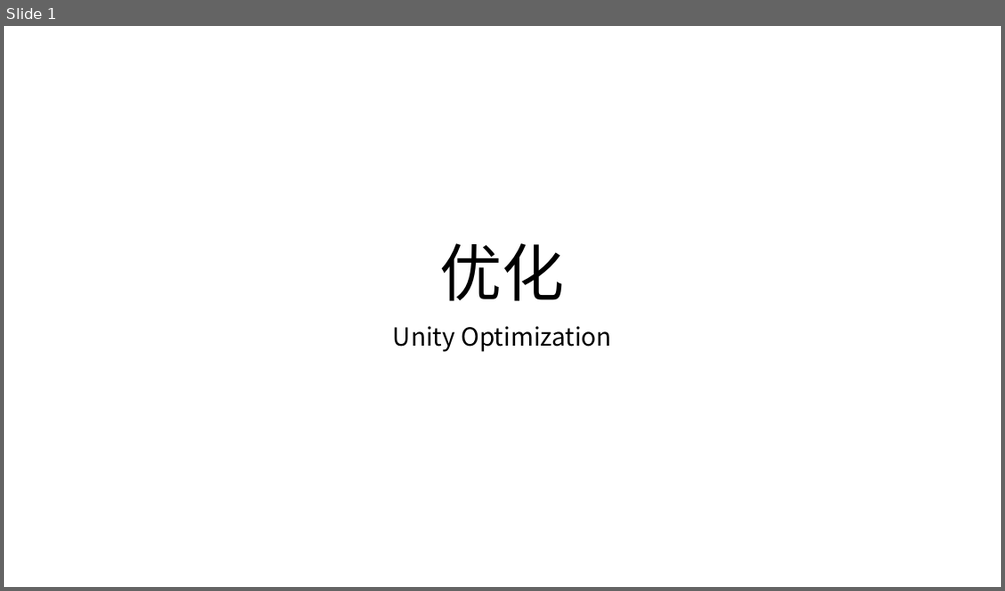
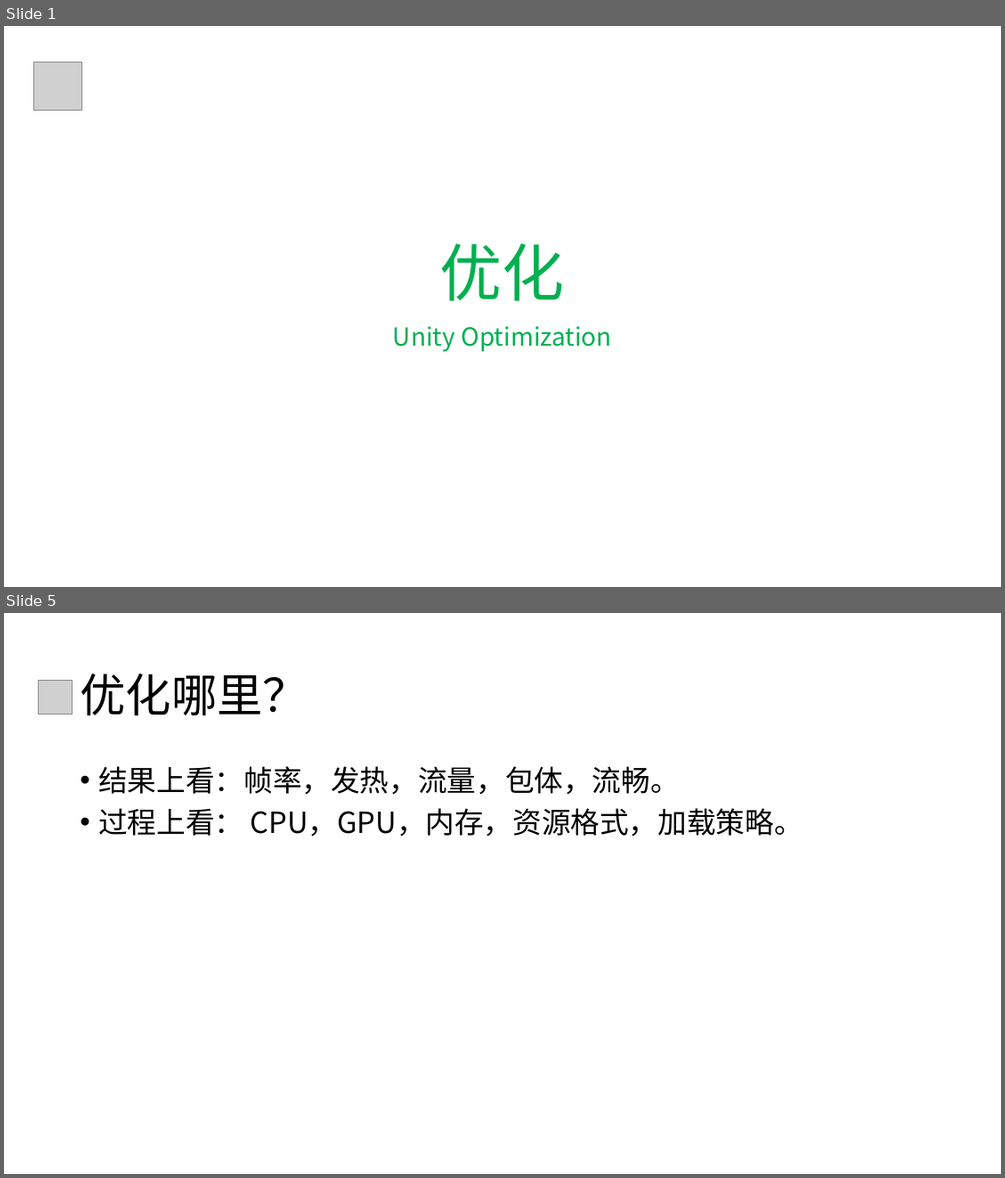
Before and after one commit to llyao/NoteOfGameDevelop, a slide deck: 优化.pptx. Shown one above the other, each under a label of ours: slide 1 before the commit, slides 1 and 5 after it; the slides between them are not shown. The pictures are 1005x591 and 1005x1178 pixels, drawn with LibreOffice and Linux fonts; fonts in the diff are those of the drawing; grey boxes stand for pictures; background and template pictures are left out. Boxes give left, top, right and bottom in pixels: in the first picture for what was removed or moved away, otherwise in the second. Text is boxed around its words. In the diff, an @@ line names an element or a change of style, - is before the commit and + after.

```diff
--- a/优化.pptx
+++ b/优化.pptx
@@ slide 5 added at (4,613,1001,1174), background #FFFFFF @@
@@ picture added at (39,680,73,714) @@
@@ title added at (80,674,308,715), 44 pt, text #000000 @@
+优化哪里？
@@ text added at (98,766,803,836), 28 pt, text #000000 @@
+• 结果上看：帧率，发热，流量，包体，流畅。
+• 过程上看： CPU，GPU，内存，资源格式，加载策略。
@@ slide 1 changed as well @@
@@ picture added at (33,62,81,111) @@
@@ title "优化" at (440,243,565,301): text colour #000000 to #00B050 @@
@@ subtitle "Unity Optimization" at (393,326,612,352): text colour #000000 to #00B050 @@
```
Also in this commit, not shown: 3 other slides changed, 8 other slides added.
